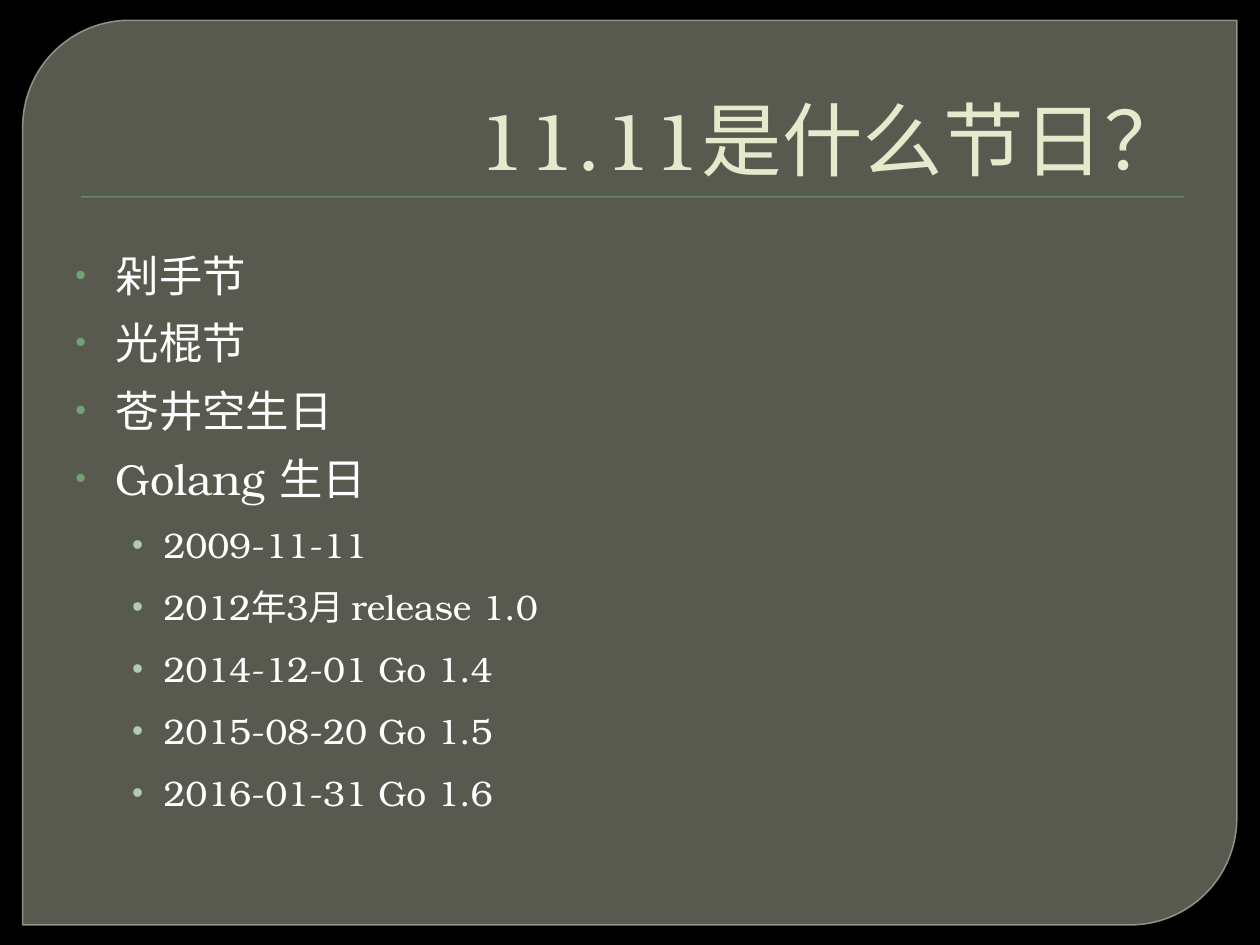
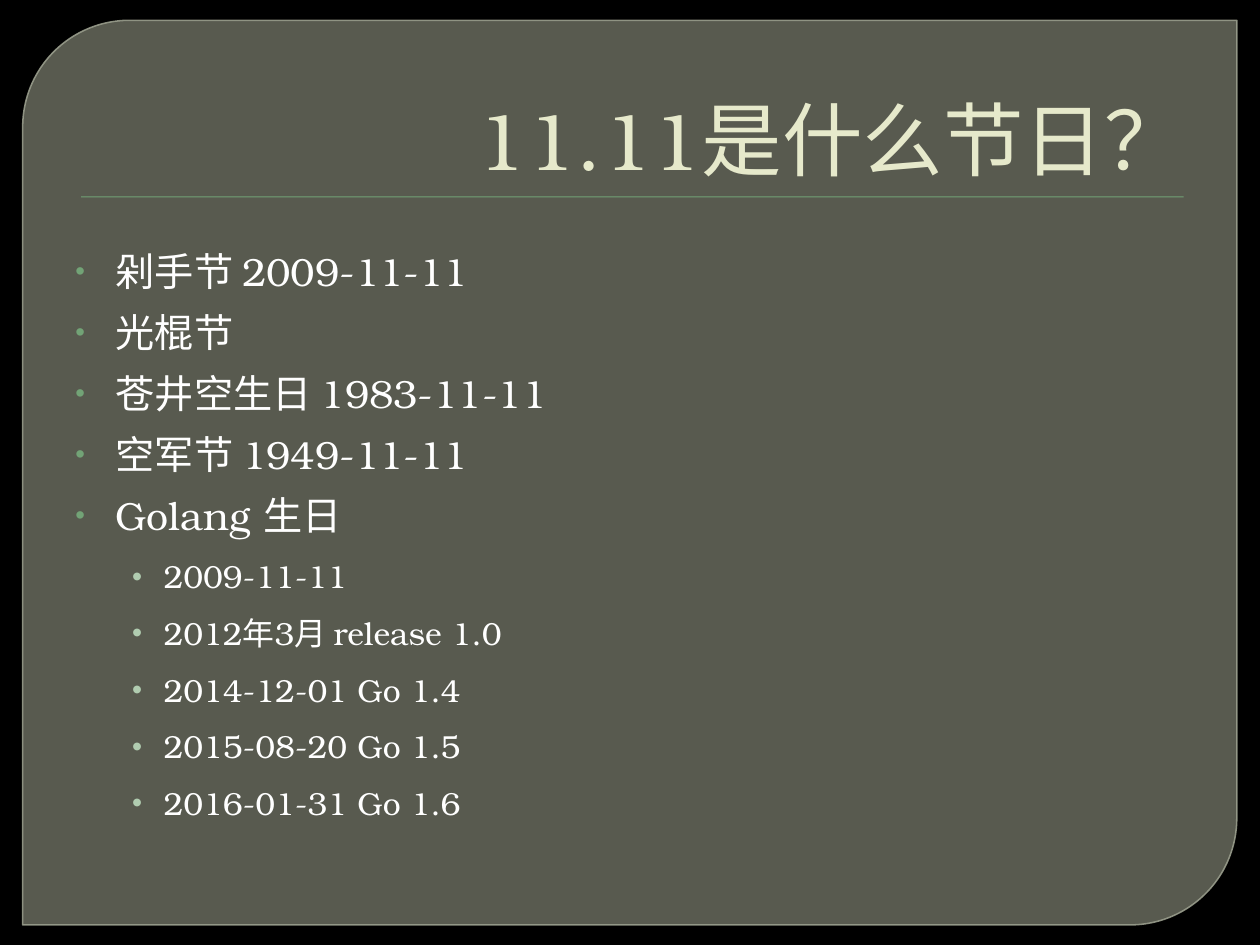
Before and after one commit to ghj1976/lecture, a slide deck: slide 2 of golang简介/Golang介绍.pptx. Drawn at 1260x945 pixels with LibreOffice and Linux fonts; fonts in the diff are those of the drawing; background and template pictures are left out. Boxes give left, top, right and bottom in pixels: in the first picture for what was removed or moved away, otherwise in the second. Text is boxed around its words. In the diff, an @@ line names an element or a change of style, - is before the commit and + after.

```diff
--- a/golang简介/Golang介绍.pptx
+++ b/golang简介/Golang介绍.pptx
@@ text at (116, 253, 468, 289): text changed; size 24.8 to 22.4 pt @@
-• 剁手节
+• 剁手节 2009-11-11
@@ text at (116, 314, 502, 816): size 24.8 to 22.4 pt in "光棍节", "Golang 生日"; size 20.1 to 18.2 pt in "2009-11-11", "2012年3月 release 1.0", "2014-12-01 Go 1.4", "2015-08-20 Go 1.5" and 1 more places @@
@@ text at (116, 375, 547, 472): text changed; size 24.8 to 22.4 pt @@
-• 苍井空生日
+• 苍井空生日 1983-11-11
+• 空军节 1949-11-11
```
Also in this commit, not shown: 1 other slide changed.
